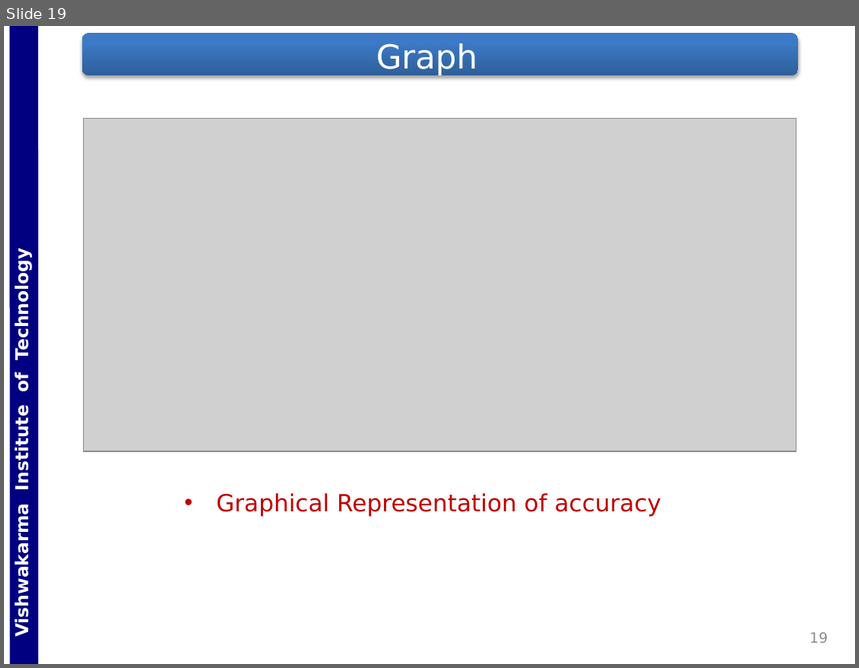
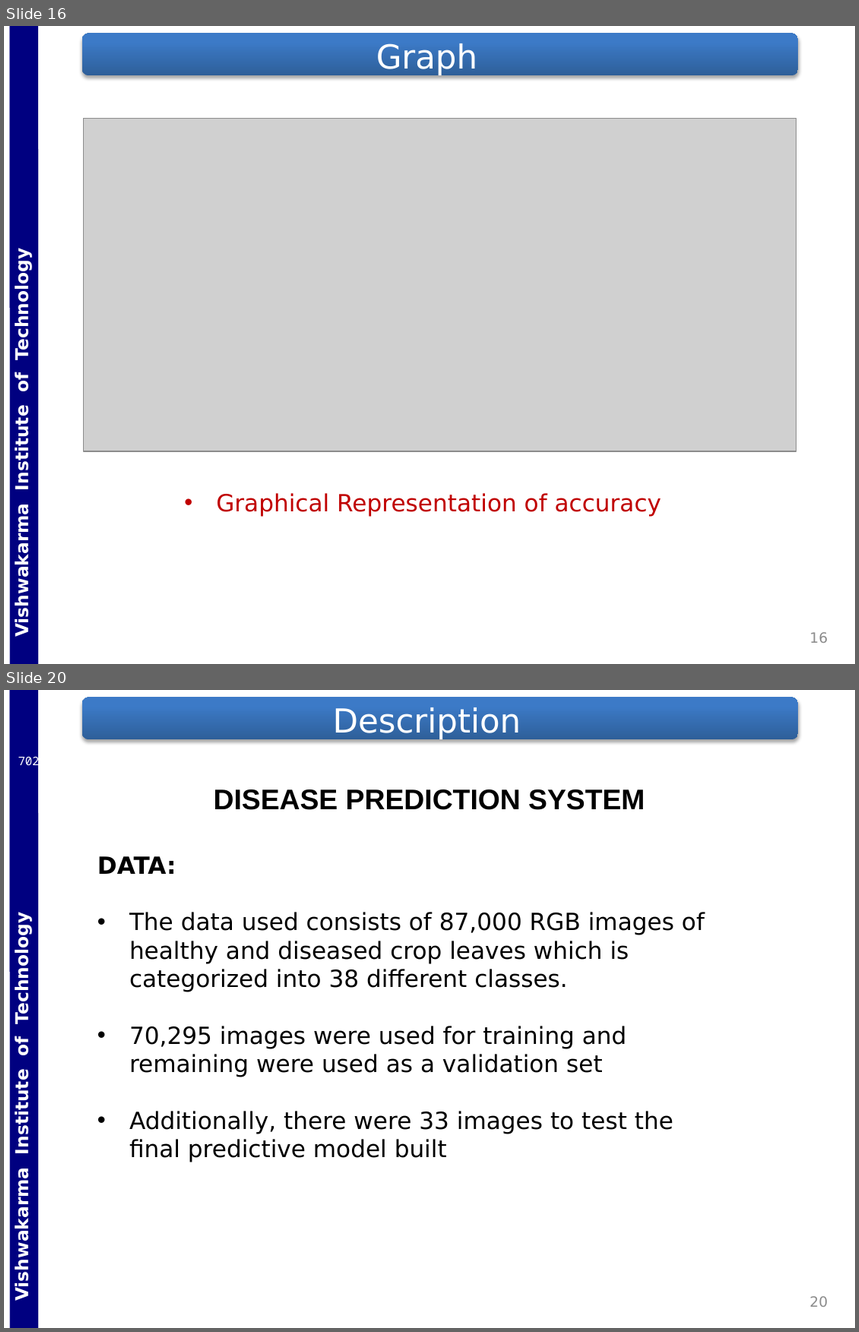
Before and after one commit to Gladiator07/Harvestify, a slide deck: Docs/PPT_ED_SY_DIV-ICA_BATCH-B3_GRP-G5_DATE-201030_RN-65-66-67-68.pptx. Shown one above the other, each under a label of ours: slide 19 before the commit, slides 16 and 20 after it; the slides between them are not shown. The pictures are 859x668 and 859x1332 pixels, drawn with LibreOffice and Linux fonts; fonts in the diff are those of the drawing; grey boxes stand for pictures; background and template pictures are left out. Boxes give left, top, right and bottom in pixels: in the first picture for what was removed or moved away, otherwise in the second. Text is boxed around its words. In the diff, an @@ line names an element or a change of style, - is before the commit and + after.

```diff
--- a/Docs/PPT_ED_SY_DIV-ICA_BATCH-B3_GRP-G5_DATE-201030_RN-65-66-67-68.pptx
+++ b/Docs/PPT_ED_SY_DIV-ICA_BATCH-B3_GRP-G5_DATE-201030_RN-65-66-67-68.pptx
@@ slide 20 added at [4, 690, 855, 1328], background #FFFFFF; not listed: 2 template elements that a slide beside it also shows @@
@@ title added at [333, 707, 522, 740], 28 pt, text #FFFFFF @@
+Description
@@ text added at [18, 755, 54, 769], 10 pt, text #FFFFFF @@
+70295
@@ text added at [214, 790, 645, 810], 24 pt, text #000000, bold @@
+DISEASE PREDICTION SYSTEM
@@ text added at [97, 856, 705, 1163], 20 pt, text #000000 @@
+DATA:
+• The data used consists of 87,000 RGB images of healthy and diseased crop leaves which is categorized into 38 different classes.
+• 70,295 images were used for training and remaining were used as a validation set
+• Additionally, there were 33 images to test the final predictive model built
@@ page number added at [810, 1296, 828, 1307], 12 pt, text #8C8C8C @@
+20
@@ what was slide 19 is now slide 16 @@
@@ page number at [810, 632, 828, 643]: text changed @@
-19
+16
```
Also in this commit, not shown: 6 slides changed, 9 other slides added, 1 slide removed.
